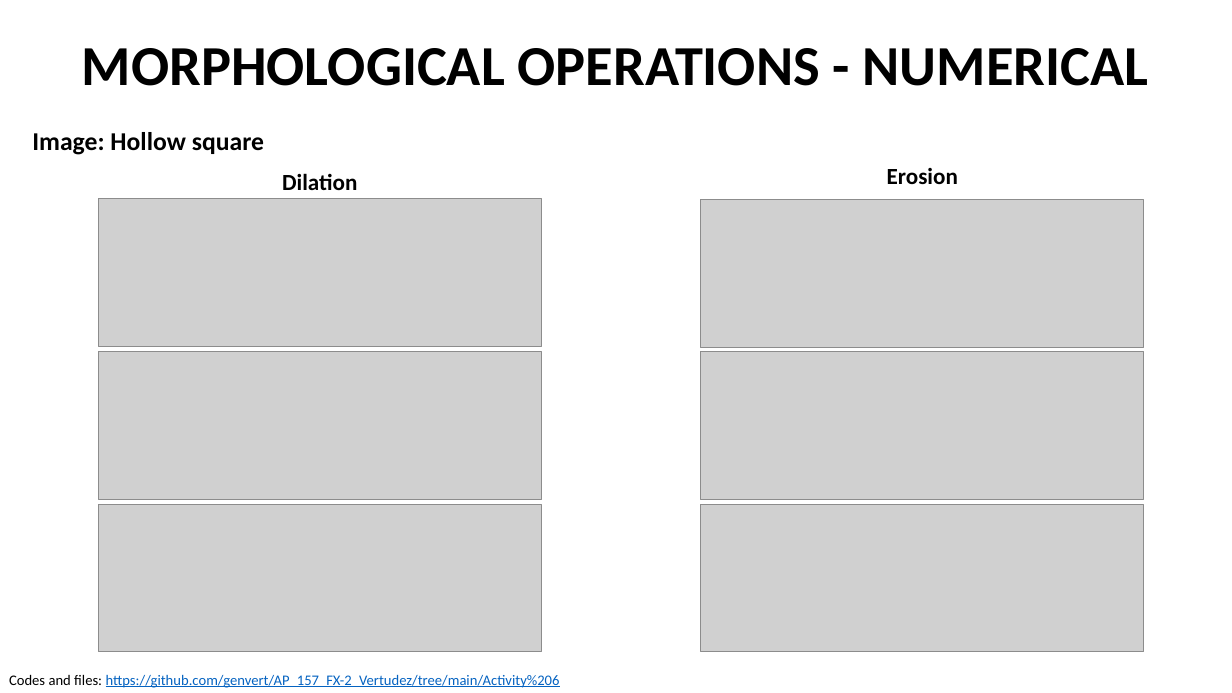
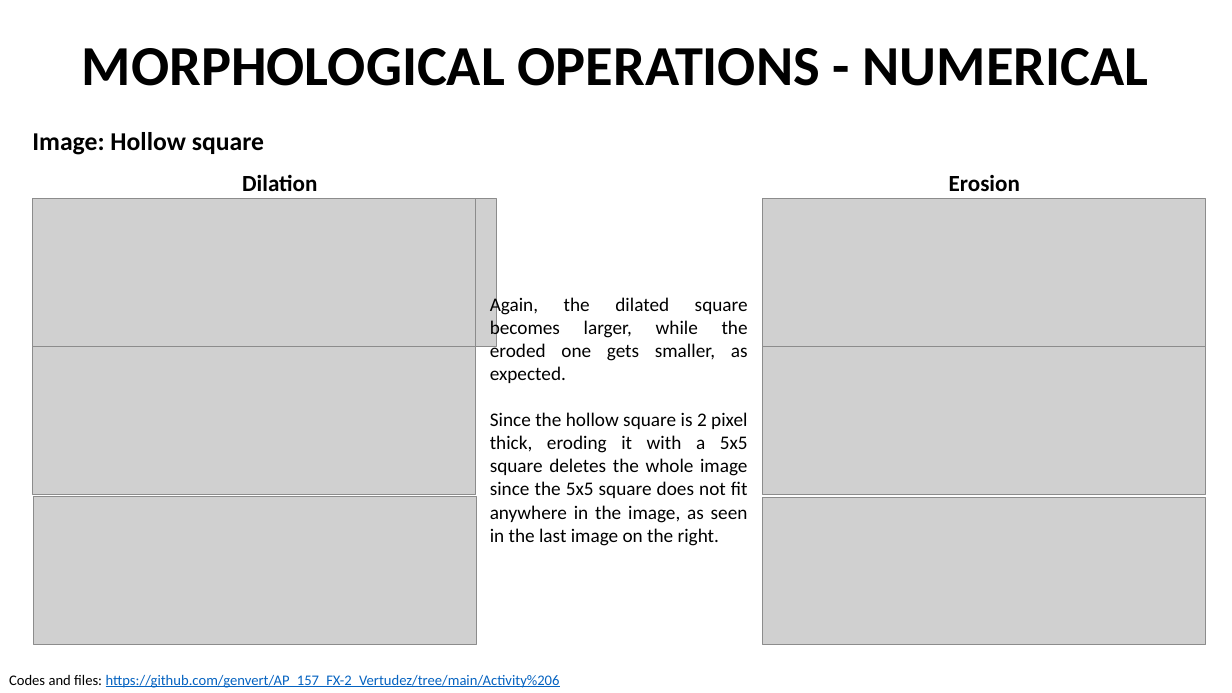
Before and after one commit to genvert/AP_157_FX-2_Vertudez, a slide deck: slide 5 of Activity 06/Vertudez_Activity_6_Report.pptx. Drawn at 1232x693 pixels with LibreOffice and Linux fonts; fonts in the diff are those of the drawing; grey boxes stand for pictures. Boxes give left, top, right and bottom in pixels: in the first picture for what was removed or moved away, otherwise in the second. Text is boxed around its words. In the diff, an @@ line names an element or a change of style, - is before the commit and + after.

```diff
--- a/Activity 06/Vertudez_Activity_6_Report.pptx
+++ b/Activity 06/Vertudez_Activity_6_Report.pptx
@@ text "Dilation": place and size @@
-text "Dilation" at (282, 173, 357, 190)
+text "Dilation" at (242, 174, 317, 191)
@@ text "Erosion": place and size @@
-text "Erosion" at (887, 168, 958, 184)
+text "Erosion" at (949, 175, 1020, 191)
@@ picture added at (32, 199, 475, 347) @@
@@ picture: place and size @@
-picture at (98, 199, 541, 347)
+picture at (54, 199, 496, 347)
@@ picture: place and size @@
-picture at (701, 200, 1144, 348)
+picture at (763, 199, 1206, 347)
@@ text added at (490, 295, 748, 546), 15 pt, text #000000 @@
+Again, the dilated square becomes larger, while the eroded one gets smaller, as expected.
+Since the hollow square is 2 pixel thick, eroding it with a 5x5 square deletes the whole image since the 5x5 square does not fit anywhere in the image, as seen in the last image on the right.
@@ picture: place and size @@
-picture at (701, 505, 1144, 653)
+picture at (32, 347, 475, 494)
@@ picture: place and size @@
-picture at (98, 505, 541, 653)
+picture at (763, 347, 1206, 494)
@@ picture: place and size @@
-picture at (701, 352, 1144, 500)
+picture at (33, 496, 476, 644)
@@ picture: place and size @@
-picture at (98, 352, 541, 500)
+picture at (763, 497, 1206, 645)
```
Also in this commit, not shown: 9 other slides changed, 2 slides added, 9 other files.
